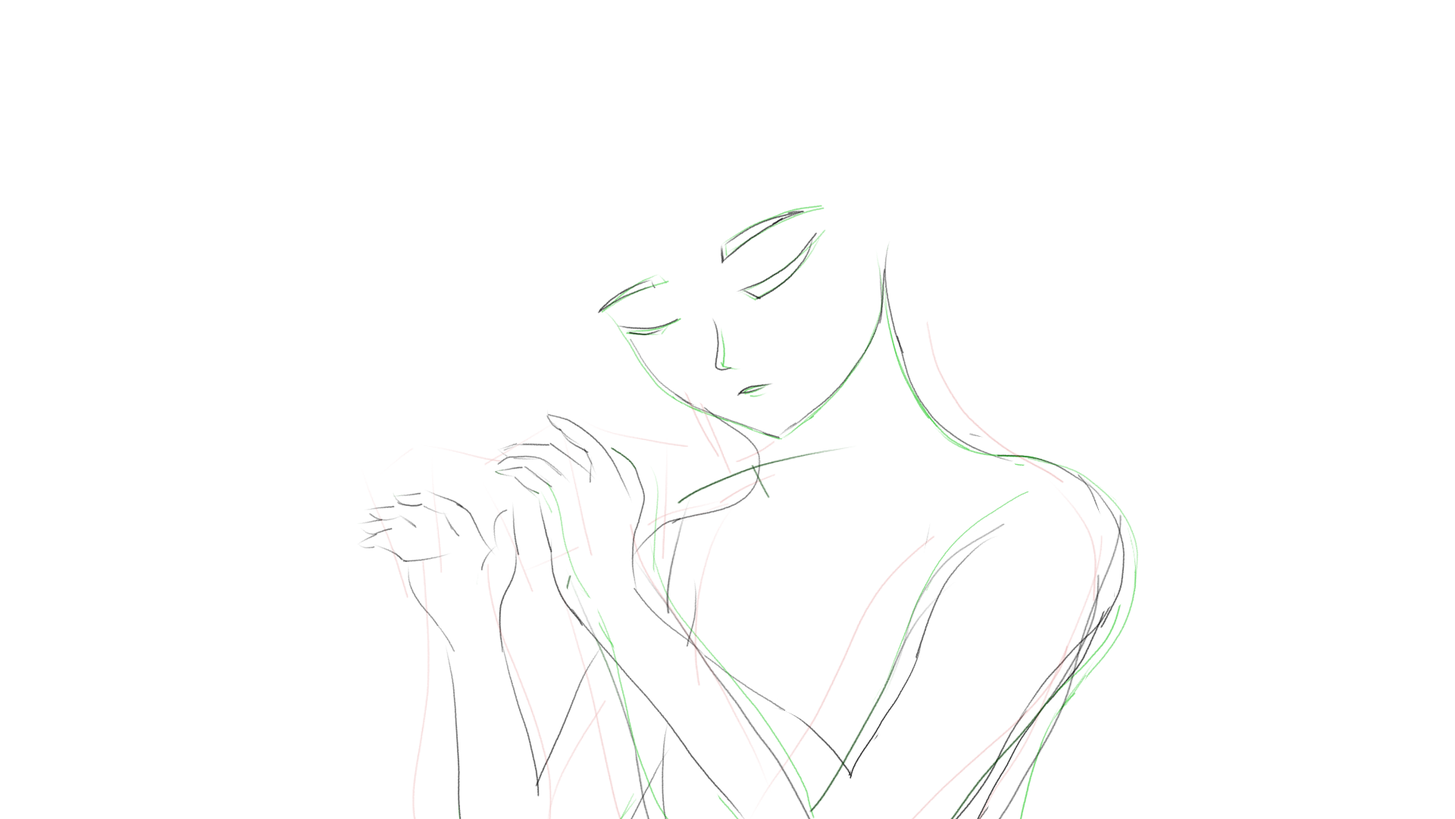
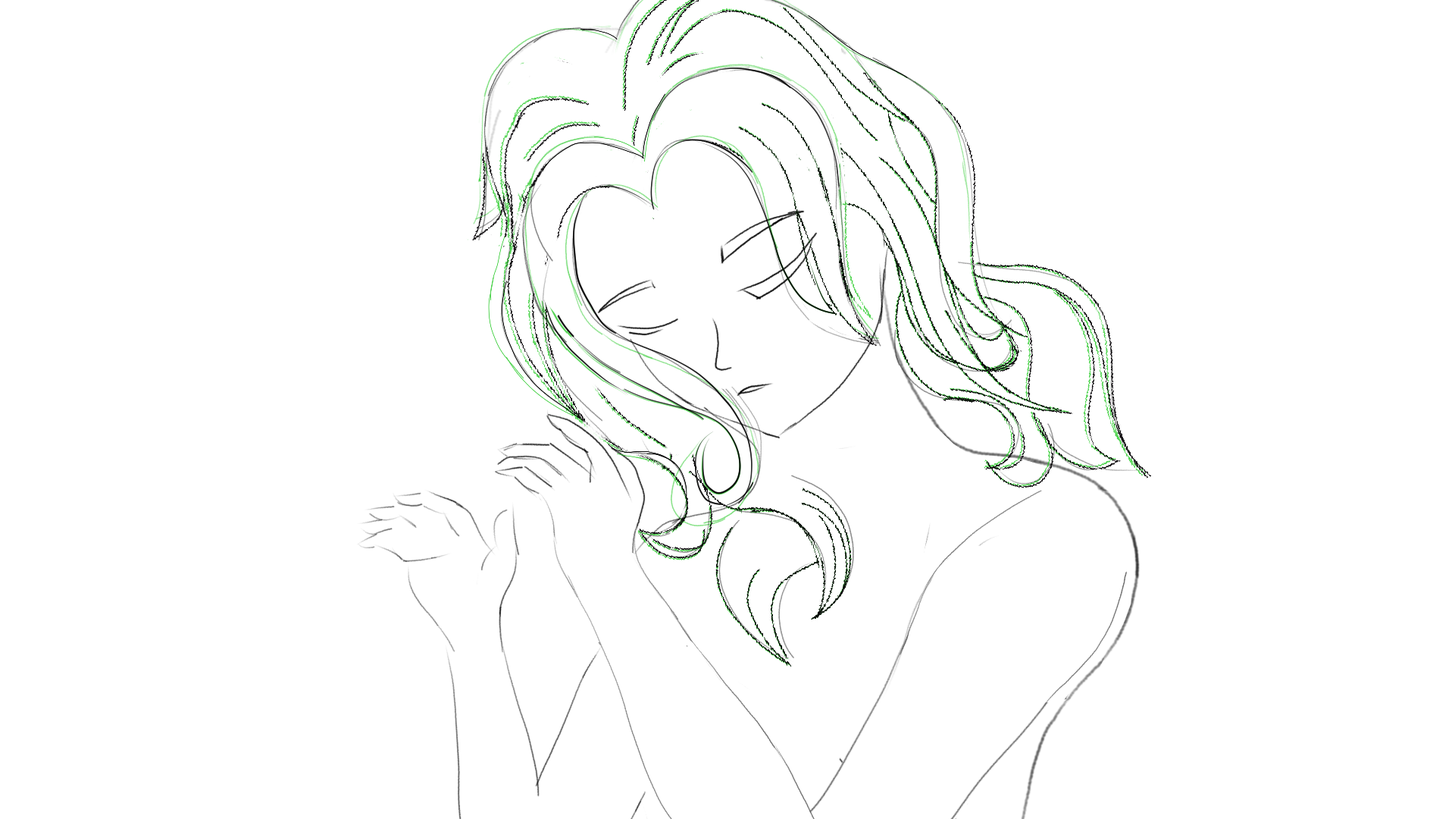
Two versions of the same layered image (1455px x 819px). Layer-by-layer changes:
renamed "Copy of Paint Layer 8 Merged" to "Body_and_Left_hand", painted on it over [357,0,1116,819]
renamed "Copy of Paint Layer 1" to "Face", painted on it over [357,194,1154,819]
renamed "Paint Layer 1" to "Right Hand", showed it, painted on it over [357,194,1154,819]
